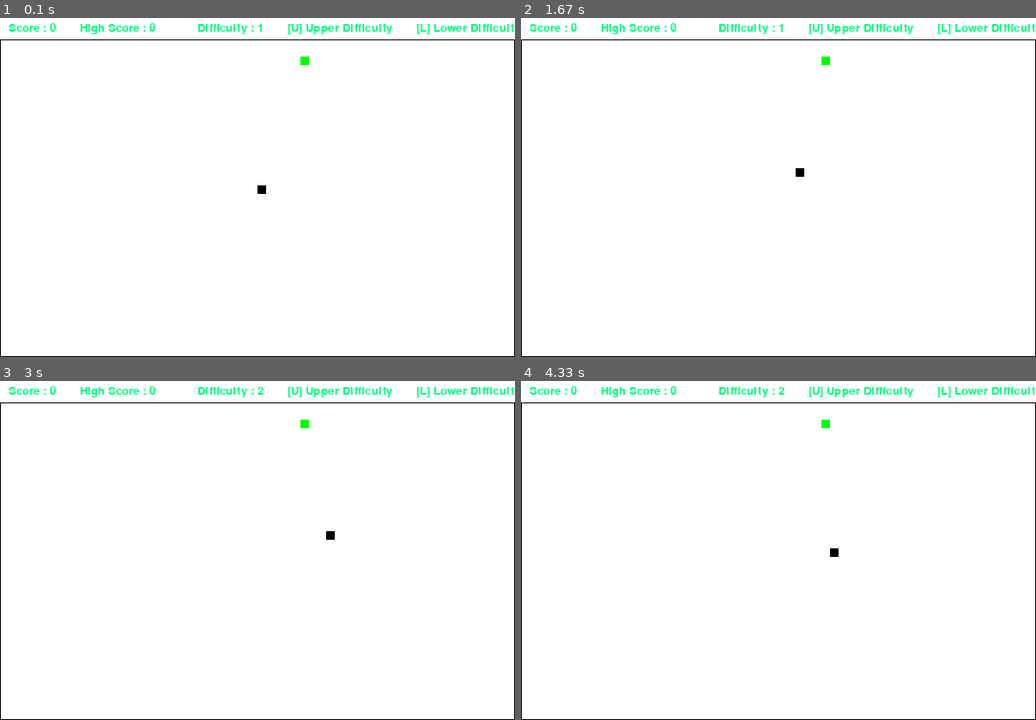
Above: before the commit, frames 1-4 (two rows, left to right).
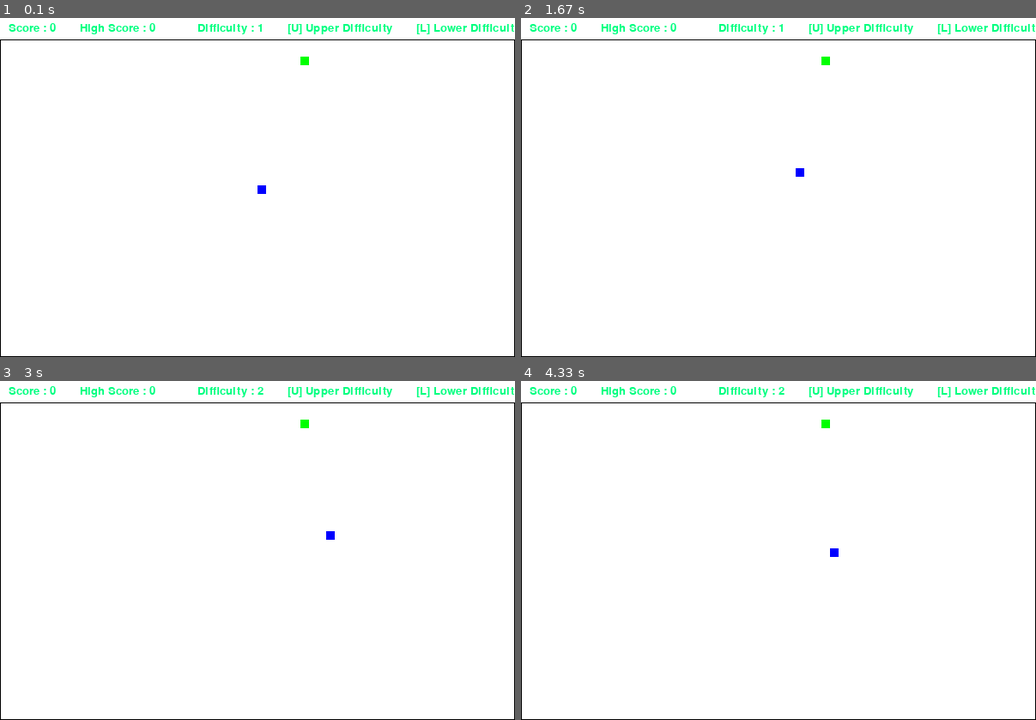
Above: after the commit, the same moments.

Repository: AldrinSaurovSarker/PyGame
Game: pygame game, started from Snake.py
Two runs of this game, one before a commit and one after it. Both use one fixed random seed, a clock stepped at 60 frames per second and the inputs below.
Inputs:
- Up to frame 1 (0.1 s): no input
- Up to frame 2 (1.67 s): hold Right 0.33-0.8 s; hold Up 0.83-1.33 s; hold Right from 1.37 s (still down)
- Up to frame 3 (3 s): release Right at 2.1 s; hold Left 2.13-2.98 s; tap U at 2.28 s
- Up to frame 4 (4.33 s): hold Down 3.02-3.58 s; hold Left 3.62-4.12 s; hold Up from 4.15 s (still down); tap U at 4.3 s

The runs differ from the first frame. In frame 1, less than 0.1% of the frame differs, in the area x 50-52%, y 49-52%; in frame 2, less than 0.1%; in frame 3, less than 0.1%; in frame 4, less than 0.1%.

Commit message:
Update Snake.py

Diff:
--- a/Snake.py
+++ b/Snake.py
@@ -136,12 +136,12 @@
                 fh.close()
                 break
 
+        # Snake length changes
         snake_list.append((x, y))
-
         if len(snake_list) > snake_length:
             del snake_list[0]
 
-        # Generate Food
+        # Food Eaten and new food generate
         if (fx, fy) in snake_list:
             score += difficulty
             snake_length += 1
@@ -169,12 +169,12 @@
             fh = open('high_score.txt', mode='w')
             fh.write(str(high_score))
             fh.close()
-
             continue
 
         # Draw Snake
         for s in snake_list:
-            pygame.draw.rect(win, black, (s[0], s[1], snake_block, snake_block))
+            clr = blue if (s[0], s[1]) == (x, y) else black # Blue Snake Head
+            pygame.draw.rect(win, clr, (s[0], s[1], snake_block, snake_block))
 
         # Draw Game Border
         pygame.draw.line(win, black, (0, upper_border_height), (display_width, upper_border_height))
